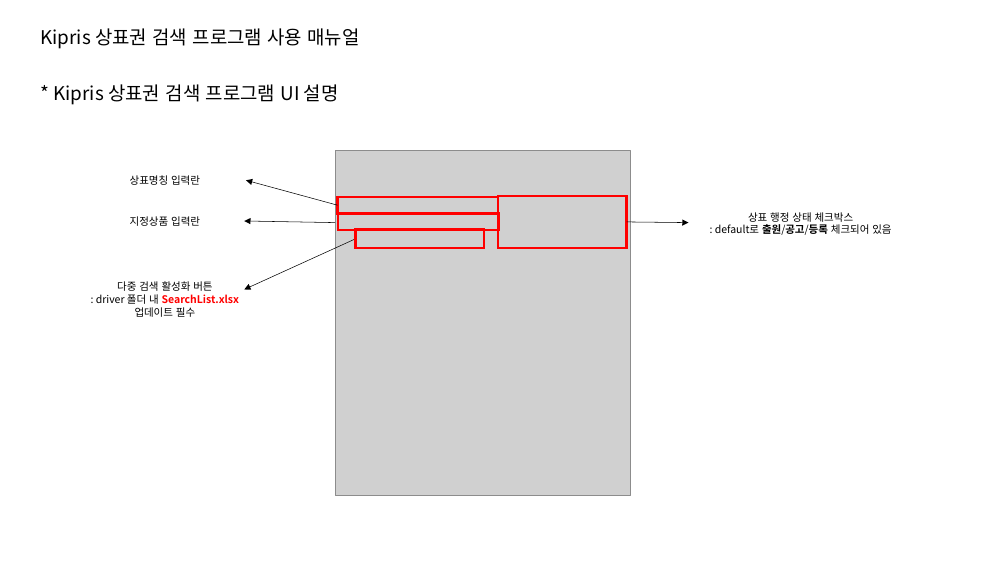
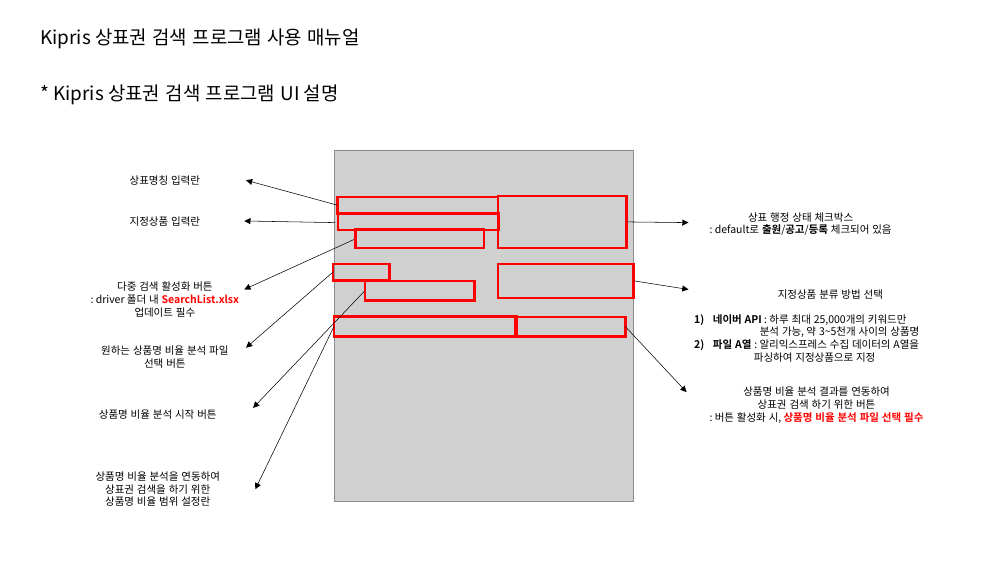
Before and after one commit to TomLee9903/TomLee9903, a slide deck: slide 1 of ScratchingKipris/사용매뉴얼.pptx. Drawn at 1008x567 pixels with LibreOffice and Linux fonts; fonts in the diff are those of the drawing; grey boxes stand for pictures. Boxes give left, top, right and bottom in pixels: in the first picture for what was removed or moved away, otherwise in the second. Text is boxed around its words. In the diff, an @@ line names an element or a change of style, - is before the commit and + after.

Commit message:
[ScratchingKipris] ScratchingKipris.py 업데이트
 1) 상품명 분석 기능 추가
 2) 네이버 API 활용해서 지정상품명 받아오도록 코드 업데이트
 3) 상품명 분석 결과 연동하여 상표명 검색되도록 업데이트

```diff
--- a/ScratchingKipris/사용매뉴얼.pptx
+++ b/ScratchingKipris/사용매뉴얼.pptx
@@ picture resized from (x1=335, y1=150, x2=630, y2=495) to (x1=334, y1=150, x2=634, y2=501) @@
@@ rectangle added at (x1=333, y1=264, x2=389, y2=281), outline #FF0000 2.25 pt @@
@@ rectangle added at (x1=498, y1=264, x2=634, y2=298), outline #FF0000 2.25 pt @@
@@ arrow added from (333, 272) to (246, 348), #000000 0.5 pt @@
@@ arrow added from (364, 291) to (253, 408), #000000 0.5 pt @@
@@ rectangle added at (x1=364, y1=281, x2=474, y2=301), outline #FF0000 2.25 pt @@
@@ arrow added from (634, 281) to (689, 290), #000000 0.5 pt @@
@@ text added at (x1=713, y1=289, x2=919, y2=362), 10 pt, text #000000 @@
+지정상품 분류 방법 선택
+1) 네이버 API : 하루 최대 25,000개의 키워드만
+   분석 가능, 약 3~5천개 사이의 상품명
+2) 파일 A열 : 알리익스프레스 수집 데이터의 A열을
+   파싱하여 지정상품으로 지정
@@ arrow added from (334, 327) to (256, 489), #000000 0.5 pt @@
@@ rectangle added at (x1=334, y1=317, x2=517, y2=337), outline #FF0000 2.25 pt @@
@@ rectangle added at (x1=516, y1=317, x2=625, y2=337), outline #FF0000 2.25 pt @@
@@ arrow added from (625, 327) to (687, 392), #000000 0.5 pt @@
@@ text added at (x1=101, y1=345, x2=228, y2=368), 10 pt, text #000000 @@
+원하는 상품명 비율 분석 파일
+선택 버튼
@@ text added at (x1=715, y1=386, x2=923, y2=423), 10 pt, text #000000 @@
+상품명 비율 분석 결과를 연동하여
+상표권 검색 하기 위한 버튼
+: 버튼 활성화 시, 상품명 비율 분석 파일 선택 필수
@@ text added at (x1=99, y1=409, x2=216, y2=419), 10 pt, text #000000 @@
+상품명 비율 분석 시작 버튼
@@ text added at (x1=96, y1=471, x2=220, y2=506), 10 pt, text #000000 @@
+상품명 비율 분석을 연동하여
+상표권 검색을 하기 위한
+상품명 비율 범위 설정란
```
Also in this commit, not shown: 4 other slides changed, 4 slides added, 4 other files.
